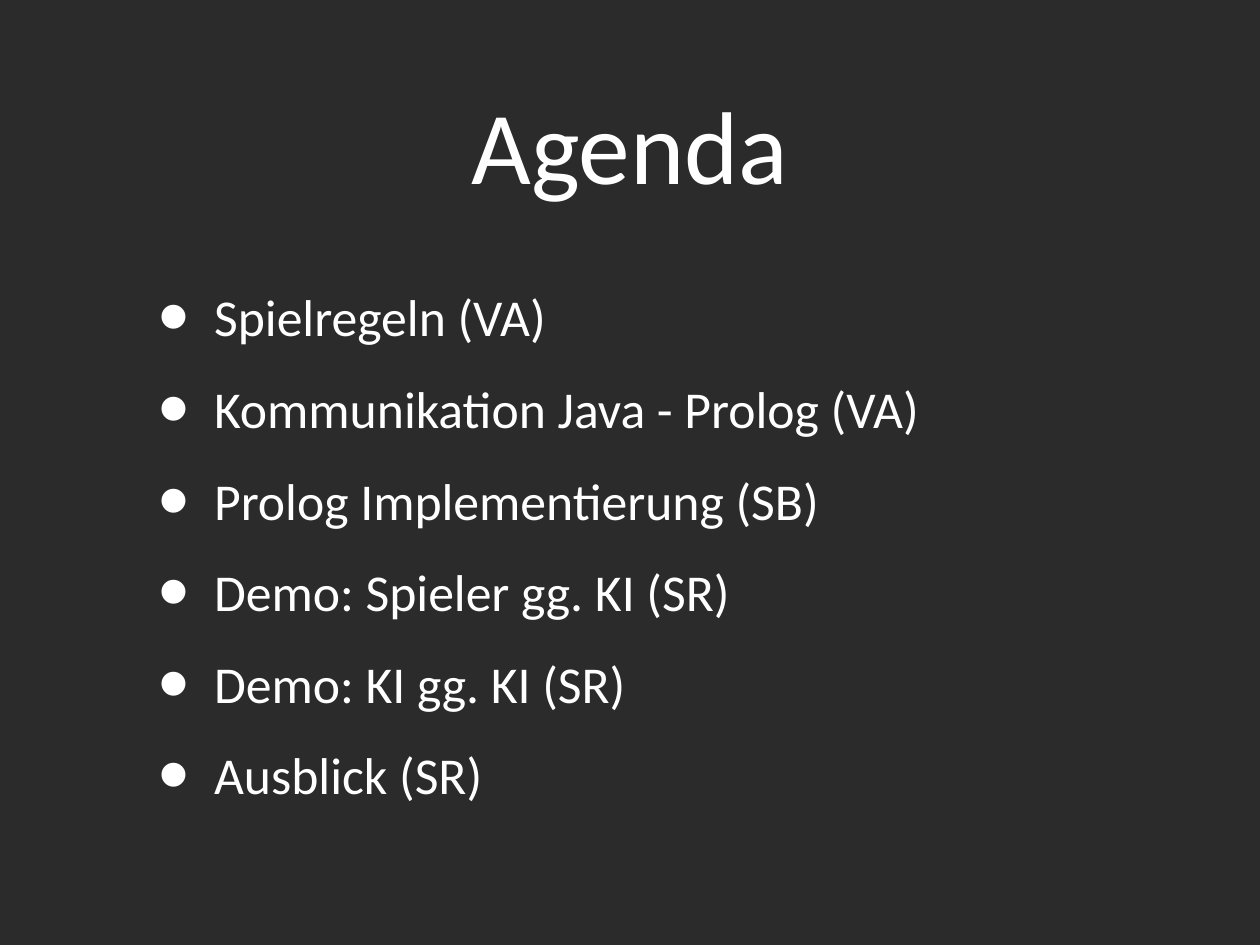
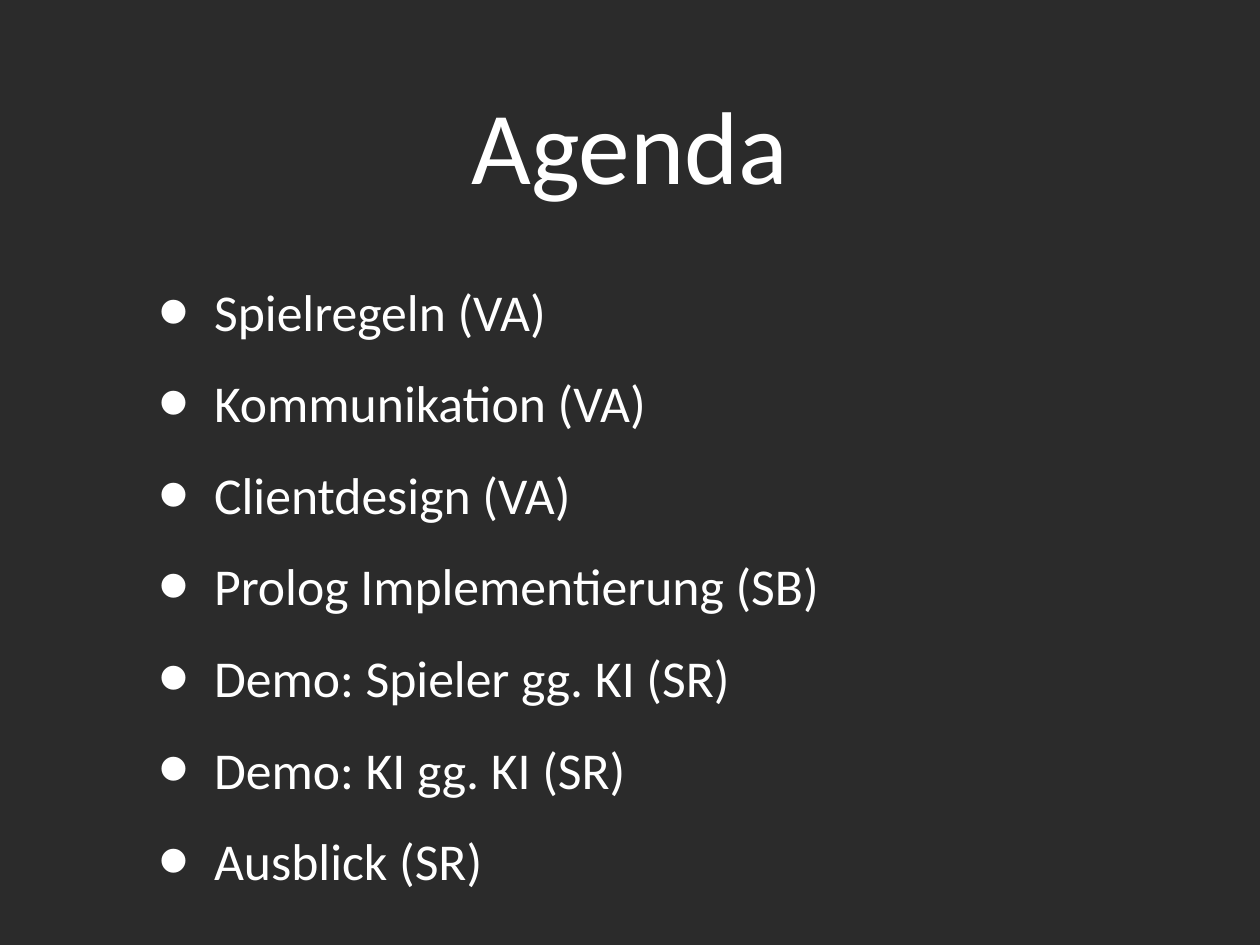
Before and after one commit to novac045/ai-battleship, a slide deck: slide 2 of Präsentation/Presentation_PPT.ppt. Drawn at 1260x945 pixels with LibreOffice and Linux fonts; fonts in the diff are those of the drawing; background and template pictures are left out; a plain dark background stands for a picture behind light text. Boxes give left, top, right and bottom in pixels: in the first picture for what was removed or moved away, otherwise in the second. Text is boxed around its words. In the diff, an @@ line names an element or a change of style, - is before the commit and + after.

```diff
--- a/Präsentation/Presentation_PPT.ppt
+++ b/Präsentation/Presentation_PPT.ppt
@@ text at [214, 384, 646, 523]: text changed @@
-• Kommunikation Java - Prolog (VA)
+• Kommunikation (VA)
+• Clientdesign (VA)
```
Also in this commit, not shown: 6 slides added, 1 slide removed, 1 other file.
